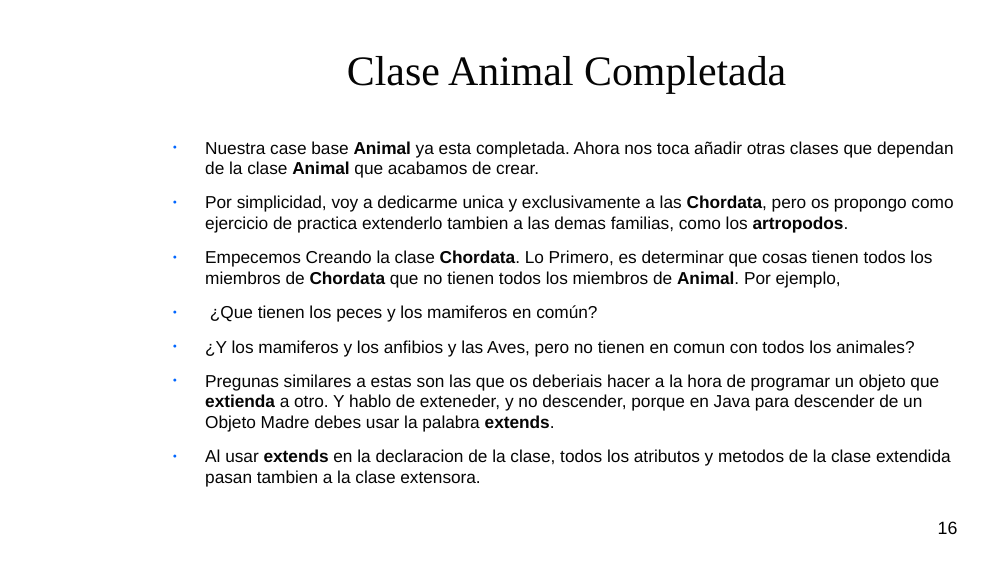
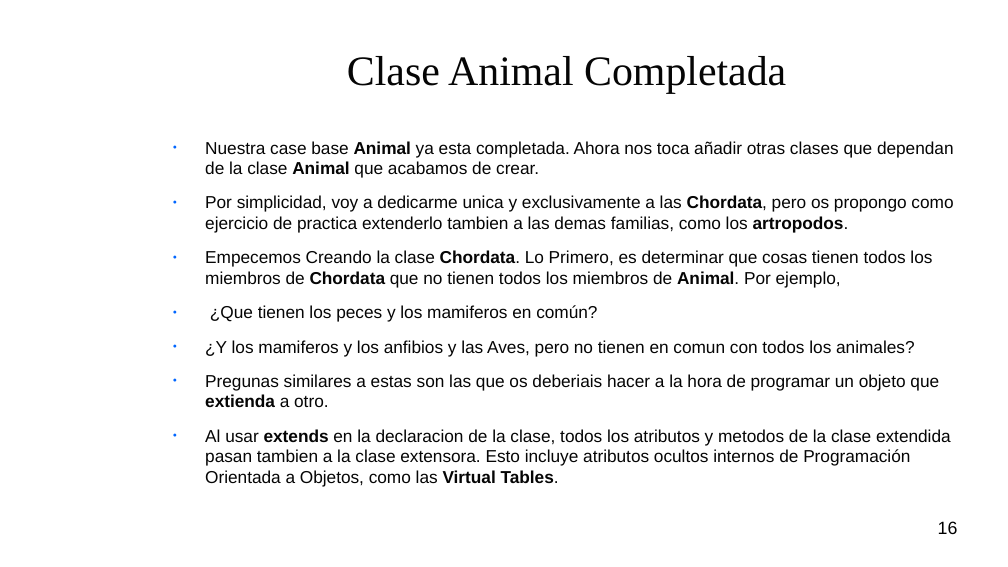
Before and after one commit to M-T3K/UPM, a slide deck: slide 16 of Clases de Apoyo/Objetos - 24Abril2018/Objetos.odp. Drawn at 1008x567 pixels with LibreOffice and Linux fonts; fonts in the diff are those of the drawing; background and template pictures are left out. Boxes give left, top, right and bottom in pixels: in the first picture for what was removed or moved away, otherwise in the second. Text is boxed around its words. In the diff, an @@ line names an element or a change of style, - is before the commit and + after.

```diff
--- a/Clases de Apoyo/Objetos - 24Abril2018/Objetos.odp
+++ b/Clases de Apoyo/Objetos - 24Abril2018/Objetos.odp
@@ text at [205, 374, 951, 466]: text changed @@
-● Pregunas similares a estas son las que os deberiais hacer a la hora de programar un objeto que extienda a otro. Y hablo de exteneder, y no descender, porque en Java para descender de un Objeto Madre debes usar la palabra extends.
-● Al usar extends en la declaracion de la clase, todos los atributos y metodos de la clase extendida pasan tambien a la clase extensora.
+● Pregunas similares a estas son las que os deberiais hacer a la hora de programar un objeto que extienda a otro.
+● Al usar extends en la declaracion de la clase, todos los atributos y metodos de la clase extendida pasan tambien a la clase extensora. Esto incluye atributos ocultos internos de Programación Orientada a Objetos, como las Virtual Tables.
```
Also in this commit, not shown: 10 other slides changed.
